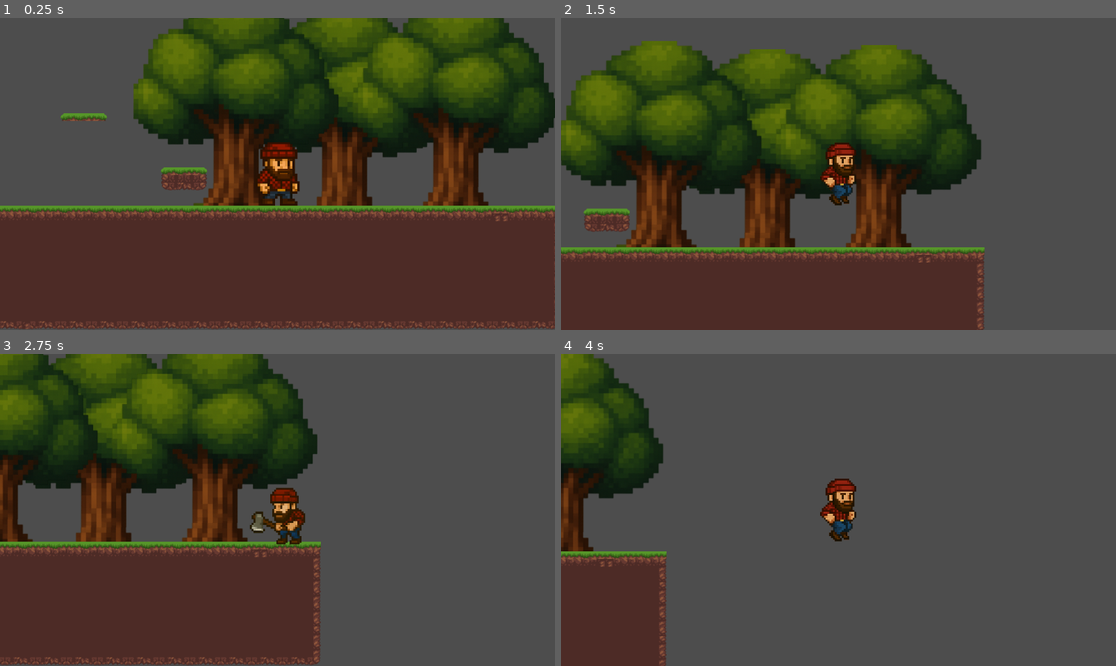
Above: before the commit, frames 1-4 (two rows, left to right).
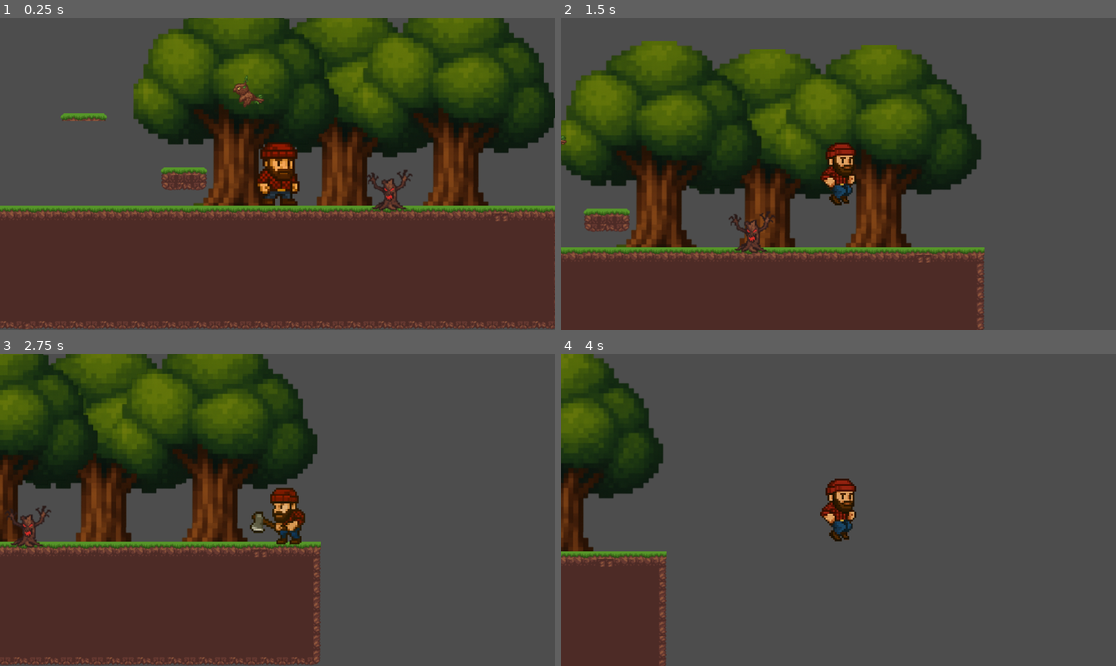
Above: after the commit, the same moments.

Repository: LeonardoRodeghiero/JogoDoLenhador
Game: Godot game, scene res://Mapas/cena.tscn
Two runs of this game, one before a commit and one after it. Both use one fixed random seed, a clock stepped at 60 frames per second and the inputs below.
Inputs (mouse positions are in pixels of both pictures, inside the frame that each line leads up to):
- Up to frame 1 (0.25 s): no input
- Up to frame 2 (1.5 s): move the mouse to (960, 158) at 0.52 s; press the mouse at (960, 158) at 0.53 s; hold D (direita) from 0.53 s (still down); tap W (pulo) at 0.77 s; move the mouse to (727, 189) at 1.27 s; release the mouse at (727, 189) at 1.28 s; click (727, 189) at 1.35 s
- Up to frame 3 (2.75 s): tap W (pulo) at 1.52 s; move the mouse to (333, 441) at 2.02 s; release D (direita) at 2.03 s; press the mouse at (333, 441) at 2.03 s; hold A (esquerda) from 2.03 s (still down)
- Up to frame 4 (4 s): move the mouse to (810, 572) at 2.77 s; release A (esquerda) at 2.78 s; release the mouse at (810, 572) at 2.78 s; hold D (direita) from 2.78 s (still down); click (810, 572) at 2.85 s; tap W (pulo) at 3.02, 3.77 s; move the mouse to (1005, 556) at 3.52 s; press the mouse at (1005, 556) at 3.53 s

The runs differ from the first frame. In frame 1, 0.6% of the frame differs, in the area x 42-75%, y 18-62%; in frame 2, 0.4%; in frame 3, 0.4%; in frame 4, less than 0.1%.

Commit message:
testando

Diff:
--- a/Mapas/cena.tscn
+++ b/Mapas/cena.tscn
@@ -1,9 +1,11 @@
-[gd_scene load_steps=5 format=4 uid="uid://cnfki5xjcetqg"]
+[gd_scene load_steps=7 format=4 uid="uid://cnfki5xjcetqg"]
 
 [ext_resource type="Script" uid="uid://dnb5jqnt5tonj" path="res://Mapas/MainScene.gd" id="1_d7c3a"]
-[ext_resource type="PackedScene" uid="uid://byasu87s3xlay" path="res://scenes/player.tscn" id="1_p86sy"]
+[ext_resource type="PackedScene" uid="uid://byasu87s3xlay" path="res://scenes/CenasPlayer/player.tscn" id="1_p86sy"]
 [ext_resource type="TileSet" uid="uid://dwdwskihbq384" path="res://TileSets/chao.tres" id="3_d7c3a"]
-[ext_resource type="PackedScene" uid="uid://b4k1h5gvlculy" path="res://scenes/carvalho.tscn" id="3_h1nd1"]
+[ext_resource type="PackedScene" uid="uid://b4k1h5gvlculy" path="res://scenes/CenasArvores/carvalho.tscn" id="3_h1nd1"]
+[ext_resource type="PackedScene" uid="uid://buqak1dieno5r" path="res://scenes/CenasInimigos/passaro_arvore.tscn" id="5_fn7r4"]
+[ext_resource type="PackedScene" uid="uid://cot5blswo3eeu" path="res://scenes/CenasInimigos/inimigo_arvore.tscn" id="6_noqd2"]
 
 [node name="Cena" type="Node2D"]
 script = ExtResource("1_d7c3a")
@@ -29,3 +31,10 @@
 tile_set = ExtResource("3_d7c3a")
 
 [node name="Arremessaveis" type="Node2D" parent="."]
+
+[node name="PassaroArvore" parent="." instance=ExtResource("5_fn7r4")]
+position = Vector2(537, 142)
+
+[node name="InimigoArvore" parent="." instance=ExtResource("6_noqd2")]
+position = Vector2(803, 351)
+collision_mask = 0
--- a/project.godot
+++ b/project.godot
@@ -62,6 +62,7 @@
 2d_physics/layer_1="jogador"
 2d_physics/layer_2="arvores"
 2d_physics/layer_3="chao"
+2d_physics/layer_4="inimigos"
 
 [rendering]
 
--- a/scenes/carvalho.tscn
+++ b/scenes/CenasArvores/carvalho.tscn
@@ -1,6 +1,6 @@
 [gd_scene load_steps=8 format=3 uid="uid://b4k1h5gvlculy"]
 
-[ext_resource type="Script" uid="uid://dojfava7gdt8t" path="res://scenes/carvalho.gd" id="1_37gbl"]
+[ext_resource type="Script" uid="uid://dojfava7gdt8t" path="res://scenes/CenasArvores/carvalho.gd" id="1_37gbl"]
 [ext_resource type="Texture2D" uid="uid://d34l4uy73qr13" path="res://graphics/arvores/carvalho/carvalho_sem_toco.png" id="2_37gbl"]
 [ext_resource type="Texture2D" uid="uid://bathr3n4w8to4" path="res://graphics/arvores/carvalho/toco.png" id="2_hpkay"]
 
@@ -46,6 +46,8 @@
 height = 244.0
 
 [node name="Carvalho" type="Area2D" groups=["arvores"]]
+collision_layer = 2
+collision_mask = 5
 script = ExtResource("1_37gbl")
 
 [node name="Toco" type="Sprite2D" parent="."]
--- /dev/null
+++ b/scenes/CenasInimigos/inimigo_arvore.gd
@@ -0,0 +1,22 @@
+extends Inimigo_Template
+
+var direcao
+@onready var walking = preload("res://graphics/inimigos/arvore_inimiga/walking.png")
+@onready var attacking = preload("res://graphics/inimigos/arvore_inimiga/attacking.png")
+
+
+# Called when the node enters the scene tree for the first time.
+func _ready() -> void:
+	direcao = Vector2.LEFT
+	$AnimationPlayer.play("walking")
+
+# Called every frame. 'delta' is the elapsed time since the previous frame.
+func _process(delta: float) -> void:
+	velocity = direcao * 100
+	if global_position.x < 200:
+		direcao = Vector2.RIGHT
+		scale.x = -1
+	if global_position.x > 1000:
+		direcao = Vector2.LEFT
+		scale.x = -1
+	move_and_slide()
--- /dev/null
+++ b/scenes/CenasInimigos/inimigo_arvore.tscn
@@ -0,0 +1,173 @@
+[gd_scene load_steps=10 format=3 uid="uid://cot5blswo3eeu"]
+
+[ext_resource type="PackedScene" uid="uid://cfcm6ma6ryfy1" path="res://scenes/CenasInimigos/inimigo_template.tscn" id="1_brcc3"]
+[ext_resource type="Texture2D" uid="uid://bjb6i6fgn4u42" path="res://graphics/inimigos/arvore_inimiga/walking.png" id="2_5hreq"]
+[ext_resource type="Script" uid="uid://bdsv4fxthrjly" path="res://scenes/CenasInimigos/inimigo_arvore.gd" id="2_kjfq5"]
+[ext_resource type="Texture2D" uid="uid://m4c8knndjqmc" path="res://graphics/inimigos/arvore_inimiga/attacking.png" id="4_kjfq5"]
+
+[sub_resource type="CapsuleShape2D" id="CapsuleShape2D_kjfq5"]
+radius = 21.0
+height = 78.0
+
+[sub_resource type="Animation" id="Animation_ukjd7"]
+resource_name = "walking"
+length = 1.6
+loop_mode = 1
+step = 0.4
+tracks/0/type = "value"
+tracks/0/imported = false
+tracks/0/enabled = true
+tracks/0/path = NodePath("Sprite2D:frame")
+tracks/0/interp = 1
+tracks/0/loop_wrap = true
+tracks/0/keys = {
+"times": PackedFloat32Array(0, 0.4, 0.8),
+"transitions": PackedFloat32Array(1, 1, 1),
+"update": 1,
+"values": [0, 1, 2]
+}
+tracks/1/type = "value"
+tracks/1/imported = false
+tracks/1/enabled = true
+tracks/1/path = NodePath("Sprite2D:visible")
+tracks/1/interp = 1
+tracks/1/loop_wrap = true
+tracks/1/keys = {
+"times": PackedFloat32Array(0),
+"transitions": PackedFloat32Array(1),
+"update": 1,
+"values": [true]
+}
+tracks/2/type = "value"
+tracks/2/imported = false
+tracks/2/enabled = true
+tracks/2/path = NodePath("Attack:visible")
+tracks/2/interp = 1
+tracks/2/loop_wrap = true
+tracks/2/keys = {
+"times": PackedFloat32Array(0),
+"transitions": PackedFloat32Array(1),
+"update": 1,
+"values": [false]
+}
+
+[sub_resource type="Animation" id="Animation_7vfrr"]
+length = 0.001
+tracks/0/type = "value"
+tracks/0/imported = false
+tracks/0/enabled = true
+tracks/0/path = NodePath("Sprite2D:frame")
+tracks/0/interp = 1
+tracks/0/loop_wrap = true
+tracks/0/keys = {
+"times": PackedFloat32Array(0),
+"transitions": PackedFloat32Array(1),
+"update": 1,
+"values": [0]
+}
+tracks/1/type = "value"
+tracks/1/imported = false
+tracks/1/enabled = true
+tracks/1/path = NodePath("Attack:frame")
+tracks/1/interp = 1
+tracks/1/loop_wrap = true
+tracks/1/keys = {
+"times": PackedFloat32Array(0),
+"transitions": PackedFloat32Array(1),
+"update": 1,
+"values": [0]
+}
+tracks/2/type = "value"
+tracks/2/imported = false
+tracks/2/enabled = true
+tracks/2/path = NodePath("Sprite2D:visible")
+tracks/2/interp = 1
+tracks/2/loop_wrap = true
+tracks/2/keys = {
+"times": PackedFloat32Array(0),
+"transitions": PackedFloat32Array(1),
+"update": 1,
+"values": [true]
+}
+tracks/3/type = "value"
+tracks/3/imported = false
+tracks/3/enabled = true
+tracks/3/path = NodePath("Attack:visible")
+tracks/3/interp = 1
+tracks/3/loop_wrap = true
+tracks/3/keys = {
+"times": PackedFloat32Array(0),
+"transitions": PackedFloat32Array(1),
+"update": 1,
+"values": [true]
+}
+
+[sub_resource type="Animation" id="Animation_5hreq"]
+resource_name = "attacking"
+loop_mode = 1
+step = 0.0333
+tracks/0/type = "value"
+tracks/0/imported = false
+tracks/0/enabled = true
+tracks/0/path = NodePath("Attack:frame")
+tracks/0/interp = 1
+tracks/0/loop_wrap = true
+tracks/0/keys = {
+"times": PackedFloat32Array(0, 0.533333),
+"transitions": PackedFloat32Array(1, 1),
+"update": 1,
+"values": [0, 1]
+}
+tracks/1/type = "value"
+tracks/1/imported = false
+tracks/1/enabled = true
+tracks/1/path = NodePath("Sprite2D:visible")
+tracks/1/interp = 1
+tracks/1/loop_wrap = true
+tracks/1/keys = {
+"times": PackedFloat32Array(0),
+"transitions": PackedFloat32Array(1),
+"update": 1,
+"values": [false]
+}
+tracks/2/type = "value"
+tracks/2/imported = false
+tracks/2/enabled = true
+tracks/2/path = NodePath("Attack:visible")
+tracks/2/interp = 1
+tracks/2/loop_wrap = true
+tracks/2/keys = {
+"times": PackedFloat32Array(0),
+"transitions": PackedFloat32Array(1),
+"update": 1,
+"values": [true]
+}
+
+[sub_resource type="AnimationLibrary" id="AnimationLibrary_fp846"]
+_data = {
+&"RESET": SubResource("Animation_7vfrr"),
+&"attacking": SubResource("Animation_5hreq"),
+&"walking": SubResource("Animation_ukjd7")
+}
+
+[node name="InimigoArvore" instance=ExtResource("1_brcc3")]
+script = ExtResource("2_kjfq5")
+
+[node name="Sprite2D" parent="." index="0"]
+scale = Vector2(2, 2)
+texture = ExtResource("2_5hreq")
+hframes = 3
+
+[node name="CollisionShape2D" parent="." index="1"]
+position = Vector2(2, 11)
+shape = SubResource("CapsuleShape2D_kjfq5")
+
+[node name="AnimationPlayer" type="AnimationPlayer" parent="." index="2"]
+libraries = {
+&"": SubResource("AnimationLibrary_fp846")
+}
+
+[node name="Attack" type="Sprite2D" parent="." index="3"]
+scale = Vector2(2, 2)
+texture = ExtResource("4_kjfq5")
+hframes = 2
--- /dev/null
+++ b/scenes/CenasInimigos/inimigo_template.gd
@@ -0,0 +1,13 @@
+extends CharacterBody2D
+class_name Inimigo_Template
+
+
+
+# Called when the node enters the scene tree for the first time.
+func _ready() -> void:
+	pass # Replace with function body.
+
+
+# Called every frame. 'delta' is the elapsed time since the previous frame.
+func _process(delta: float) -> void:
+	pass
--- /dev/null
+++ b/scenes/CenasInimigos/inimigo_template.tscn
@@ -0,0 +1,12 @@
+[gd_scene load_steps=2 format=3 uid="uid://cfcm6ma6ryfy1"]
+
+[ext_resource type="Script" uid="uid://qwbp1nou5ug7" path="res://scenes/CenasInimigos/inimigo_template.gd" id="1_31tan"]
+
+[node name="Inimigo" type="CharacterBody2D"]
+collision_layer = 8
+collision_mask = 0
+script = ExtResource("1_31tan")
+
+[node name="Sprite2D" type="Sprite2D" parent="."]
+
+[node name="CollisionShape2D" type="CollisionShape2D" parent="."]
--- /dev/null
+++ b/scenes/CenasInimigos/passaro_arvore.gd
@@ -0,0 +1,21 @@
+extends Inimigo_Template
+
+var direcao
+
+# Called when the node enters the scene tree for the first time.
+func _ready() -> void:
+	direcao = Vector2.LEFT
+	scale.x = -1
+	$AnimationPlayer.play("flying")
+
+
+# Called every frame. 'delta' is the elapsed time since the previous frame.
+func _process(delta: float) -> void:
+	velocity = direcao * 200
+	move_and_slide()
+	if global_position.x < 200:
+		direcao = Vector2.RIGHT
+		scale.x = -1
+	if global_position.x > 1000:
+		direcao = Vector2.LEFT
+		scale.x = -1
--- /dev/null
+++ b/scenes/CenasInimigos/passaro_arvore.tscn
@@ -0,0 +1,63 @@
+[gd_scene load_steps=8 format=3 uid="uid://buqak1dieno5r"]
+
+[ext_resource type="PackedScene" uid="uid://cfcm6ma6ryfy1" path="res://scenes/CenasInimigos/inimigo_template.tscn" id="1_cy8wx"]
+[ext_resource type="Script" uid="uid://dbptkv58qby4t" path="res://scenes/CenasInimigos/passaro_arvore.gd" id="2_eby6t"]
+[ext_resource type="Texture2D" uid="uid://dotahggcyv1cw" path="res://graphics/inimigos/passaro_arvore/passaro_arvore.png" id="2_g17oj"]
+
+[sub_resource type="CircleShape2D" id="CircleShape2D_cy8wx"]
+radius = 38.0132
+
+[sub_resource type="Animation" id="Animation_d0uhe"]
+length = 0.001
+tracks/0/type = "value"
+tracks/0/imported = false
+tracks/0/enabled = true
+tracks/0/path = NodePath("Sprite2D:frame")
+tracks/0/interp = 1
+tracks/0/loop_wrap = true
+tracks/0/keys = {
+"times": PackedFloat32Array(0),
+"transitions": PackedFloat32Array(1),
+"update": 1,
+"values": [0]
+}
+
+[sub_resource type="Animation" id="Animation_xkjdw"]
+resource_name = "flying"
+length = 0.6
+loop_mode = 1
+step = 0.2
+tracks/0/type = "value"
+tracks/0/imported = false
+tracks/0/enabled = true
+tracks/0/path = NodePath("Sprite2D:frame")
+tracks/0/interp = 1
+tracks/0/loop_wrap = true
+tracks/0/keys = {
+"times": PackedFloat32Array(0, 0.2),
+"transitions": PackedFloat32Array(1, 1),
+"update": 1,
+"values": [0, 1]
+}
+
+[sub_resource type="AnimationLibrary" id="AnimationLibrary_1m1at"]
+_data = {
+&"RESET": SubResource("Animation_d0uhe"),
+&"flying": SubResource("Animation_xkjdw")
+}
+
+[node name="PassaroArvore" instance=ExtResource("1_cy8wx")]
+script = ExtResource("2_eby6t")
+
+[node name="Sprite2D" parent="." index="0"]
+scale = Vector2(1.5, 1.5)
+texture = ExtResource("2_g17oj")
+hframes = 2
+
+[node name="CollisionShape2D" parent="." index="1"]
+shape = SubResource("CircleShape2D_cy8wx")
+
+[node name="AnimationPlayer" type="AnimationPlayer" parent="." index="2"]
+libraries = {
+&"": SubResource("AnimationLibrary_1m1at")
+}
--- a/scenes/machado_arr.gd
+++ b/scenes/CenasPlayer/machado_arr.gd
@@ -1,21 +1,22 @@
 extends Area2D
 
 var direcao: String
-
+var direction
 # Called when the node enters the scene tree for the first time.
 func _ready() -> void:
 	direcao = Globals.player.direcao
 	if direcao == 'dir':
+		direction = Vector2.RIGHT
+
 		$AnimationPlayer.play("girando_dir")
 	else:
+		direction = Vector2.LEFT
+
 		$AnimationPlayer.play("girando_esq")
 
 # Called every frame. 'delta' is the elapsed time since the previous frame.
 func _process(delta: float) -> void:
-	if direcao == 'dir':
-		position.x += 400 * delta
-	else:
-		position.x -= 400 * delta
+	position += direction * 700 * delta
 
 
 
--- a/scenes/machado_arr.tscn
+++ b/scenes/CenasPlayer/machado_arr.tscn
@@ -1,6 +1,6 @@
 [gd_scene load_steps=8 format=3 uid="uid://8byy0byfuuhq"]
 
-[ext_resource type="Script" uid="uid://uvd0nm8fmiy1" path="res://scenes/machado_arr.gd" id="1_0pdxv"]
+[ext_resource type="Script" uid="uid://uvd0nm8fmiy1" path="res://scenes/CenasPlayer/machado_arr.gd" id="1_0pdxv"]
 [ext_resource type="Texture2D" uid="uid://nlxr5w7vgkrm" path="res://graphics/player/arremessavel/machado_arremessavel.png" id="1_i5hww"]
 
 [sub_resource type="RectangleShape2D" id="RectangleShape2D_m57cc"]
--- a/scenes/player.gd
+++ b/scenes/CenasPlayer/player.gd
@@ -10,7 +10,7 @@
 var parado: bool = false
 var terminou_ataque: bool = false
 
-var machado_scene: PackedScene = preload("res://scenes/machado_arr.tscn")
+var machado_scene: PackedScene = preload("res://scenes/CenasPlayer/machado_arr.tscn")
 var pode_arremessar: bool = true
 var arremessando: bool = false
 signal ataque
@@ -32,7 +32,6 @@
 		#atacando = true
 	#else:
 		#atacando = false
-	print(arremessando)
 	if Input.is_action_pressed("arremessavel") and $Animacao.animation not in ['ataque_dir', 'ataque_esq']:
 		if pode_arremessar:
 			$Animacao.play("arremesso_dir")
--- a/scenes/player.tscn
+++ b/scenes/CenasPlayer/player.tscn
@@ -1,6 +1,6 @@
 [gd_scene load_steps=42 format=3 uid="uid://byasu87s3xlay"]
 
-[ext_resource type="Script" uid="uid://hj0i5208ok84" path="res://scenes/player.gd" id="1_oprun"]
+[ext_resource type="Script" uid="uid://hj0i5208ok84" path="res://scenes/CenasPlayer/player.gd" id="1_oprun"]
 [ext_resource type="Texture2D" uid="uid://bsl6t07fijqco" path="res://graphics/player/attacking/dir/attack_dir_1.png" id="2_a38lo"]
 [ext_resource type="Texture2D" uid="uid://qly4qc558e4n" path="res://graphics/player/walking/player_dir/player_dir_1.png" id="2_qfm1y"]
 [ext_resource type="Texture2D" uid="uid://66xhqcgfmlmo" path="res://graphics/player/arremessavel/arremessando.png" id="2_t4otl"]
--- /dev/null
+++ b/scenes/CenasPrototipo/image_test.gd
@@ -0,0 +1,12 @@
+extends CharacterBody2D
+
+
+# Called when the node enters the scene tree for the first time.
+func _ready() -> void:
+	$AnimationPlayer.play("walking")
+	scale.x = -1
+
+
+# Called every frame. 'delta' is the elapsed time since the previous frame.
+func _process(delta: float) -> void:
+	position += Vector2.LEFT * 200 * delta
--- /dev/null
+++ b/scenes/CenasPrototipo/image_test.tscn
@@ -0,0 +1,56 @@
+[gd_scene load_steps=6 format=3 uid="uid://ck8abdagy3ko"]
+
+[ext_resource type="Script" uid="uid://bhpaj16x1c4eb" path="res://scenes/CenasPrototipo/image_test.gd" id="1_e5aqp"]
+[ext_resource type="Texture2D" uid="uid://dotahggcyv1cw" path="res://graphics/inimigos/passaro_arvore/passaro_arvore.png" id="1_p6u24"]
+
+[sub_resource type="Animation" id="Animation_e5aqp"]
+length = 0.001
+tracks/0/type = "value"
+tracks/0/imported = false
+tracks/0/enabled = true
+tracks/0/path = NodePath("Sprite2D:frame")
+tracks/0/interp = 1
+tracks/0/loop_wrap = true
+tracks/0/keys = {
+"times": PackedFloat32Array(0),
+"transitions": PackedFloat32Array(1),
+"update": 1,
+"values": [0]
+}
+
+[sub_resource type="Animation" id="Animation_p6u24"]
+resource_name = "flying"
+length = 0.6
+loop_mode = 1
+step = 0.2
+tracks/0/type = "value"
+tracks/0/imported = false
+tracks/0/enabled = true
+tracks/0/path = NodePath("Sprite2D:frame")
+tracks/0/interp = 1
+tracks/0/loop_wrap = true
+tracks/0/keys = {
+"times": PackedFloat32Array(0, 0.2),
+"transitions": PackedFloat32Array(1, 1),
+"update": 1,
+"values": [0, 1]
+}
+
+[sub_resource type="AnimationLibrary" id="AnimationLibrary_3xr5v"]
+_data = {
+&"RESET": SubResource("Animation_e5aqp"),
+&"flying": SubResource("Animation_p6u24")
+}
+
+[node name="ImageTest" type="CharacterBody2D"]
+script = ExtResource("1_e5aqp")
+
+[node name="Sprite2D" type="Sprite2D" parent="."]
+scale = Vector2(1.5, 1.5)
+texture = ExtResource("1_p6u24")
+hframes = 2
+
+[node name="AnimationPlayer" type="AnimationPlayer" parent="."]
+libraries = {
+&"": SubResource("AnimationLibrary_3xr5v")
+}
--- a/scenes/chao_invisivel_teste.tscn
+++ /dev/null
@@ -1,21 +0,0 @@
-[gd_scene load_steps=3 format=3 uid="uid://bo864qt5sqwet"]
-
-[sub_resource type="RectangleShape2D" id="RectangleShape2D_aoc8j"]
-size = Vector2(1172, 259)
-
-[sub_resource type="CanvasTexture" id="CanvasTexture_aoc8j"]
-
-[node name="ChaoInvisivelTeste" type="StaticBody2D"]
-collision_layer = 4
-
-[node name="CollisionShape2D" type="CollisionShape2D" parent="."]
-position = Vector2(576, 119.5)
-shape = SubResource("RectangleShape2D_aoc8j")
-
-[node name="TextureRect" type="TextureRect" parent="."]
-modulate = Color(0.588235, 0.294118, 0, 1)
-offset_left = -11.0
-offset_top = -10.0
-offset_right = 1168.0
-offset_bottom = 250.0
-texture = SubResource("CanvasTexture_aoc8j")
Not shown, added: graphics/inimigos/arvore_inimiga/arvore_inimigo.png.import
Binary file added: graphics/inimigos/arvore_inimiga/arvore_inimigo_errado.png
Not shown, added: graphics/inimigos/arvore_inimiga/arvore_inimigo_errado.png.import
Binary file added: graphics/inimigos/arvore_inimiga/attacking.png
Not shown, added: graphics/inimigos/arvore_inimiga/attacking.png.import
Binary file added: graphics/inimigos/arvore_inimiga/walking.png
Not shown, added: graphics/inimigos/arvore_inimiga/walking.png.import
Binary file added: graphics/inimigos/passaro_arvore/passaro_arvore.png
Not shown, added: graphics/inimigos/passaro_arvore/passaro_arvore.png.import
Renamed: scenes/carvalho.gd -> scenes/CenasArvores/carvalho.gd
Renamed: scenes/carvalho.gd.uid -> scenes/CenasArvores/carvalho.gd.uid
Not shown, added: scenes/CenasInimigos/inimigo_arvore.gd.uid
(and 5 more such lines)
